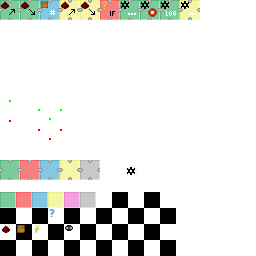
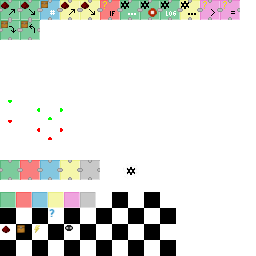
The second w=256, h=256 image is a revision of the first. Changes to its layers:
painted on "icons.png" over left=0, top=0, right=240, bottom=140
